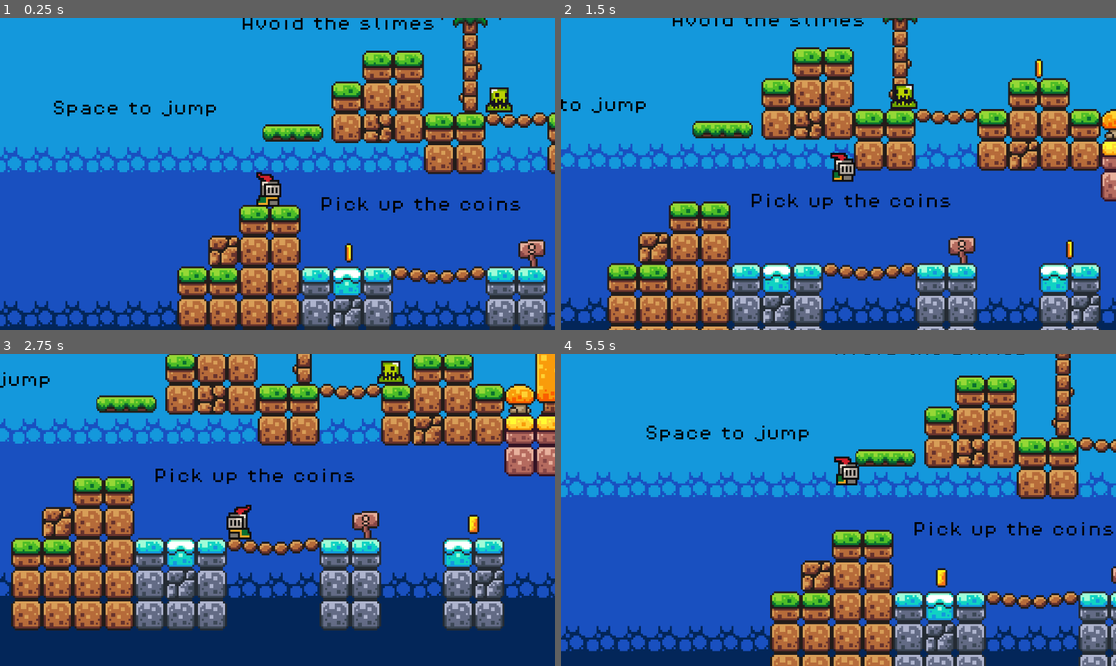
Above: before the commit, frames 1-4 (two rows, left to right).
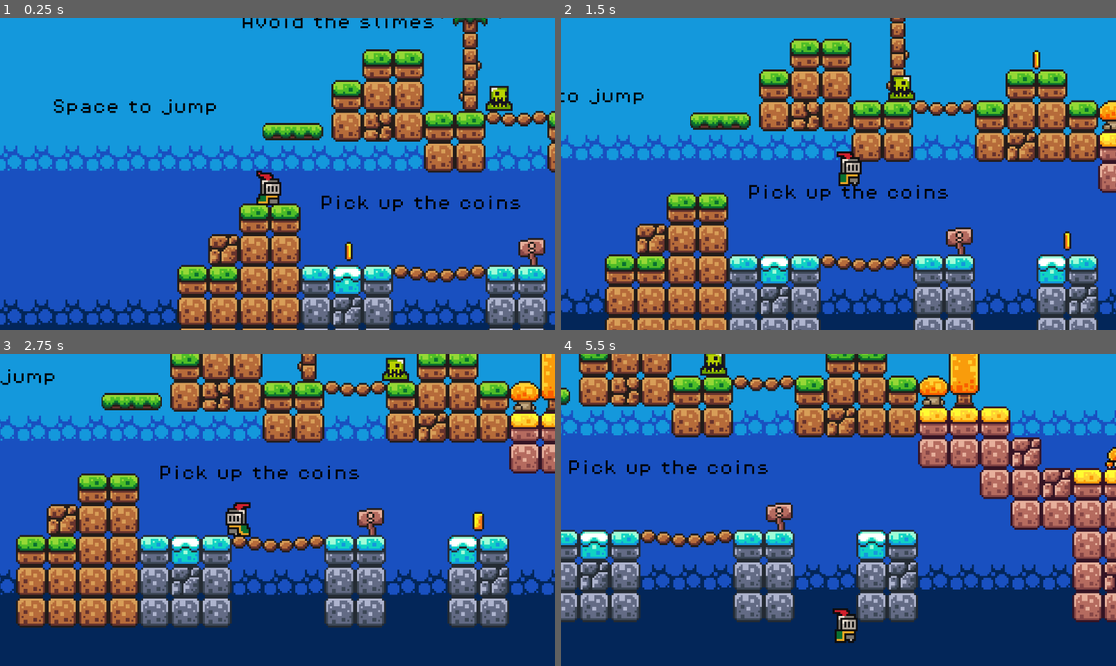
Above: after the commit, the same moments.

Repository: CaptainPicon/FirstGame
Game: Godot game, scene res://scenes/game.tscn
The game is run twice, just before and just after one commit, with the same random seed, the same clock (stepped at 60 frames per second) and the same inputs.
Inputs:
- Up to frame 1 (0.25 s): no input
- Up to frame 2 (1.5 s): hold Right (move_right) from 0.53 s (still down); tap Shift (roll) at 0.6 s; tap Space (jump) at 0.77, 0.8, 1.07, 1.35 s
- Up to frame 3 (2.75 s): tap Space (jump) at 1.52, 1.82, 2.3 s; tap Shift (roll) at 1.55, 2.1 s; release Right (move_right) at 2.03 s; hold Left (move_left) from 2.03 s (still down)
- Up to frame 4 (5.5 s): release Left (move_left) at 2.78 s; hold Right (move_right) 2.78-4.28 s; tap Shift (roll) at 2.85, 4.35, 5.1 s; tap Space (jump) at 3.02, 3.32, 3.6, 3.77, 4.07, 4.52, 4.82, 5.3 s; hold Left (move_left) 4.28-5.03 s; hold Right (move_right) from 5.03 s (still down)

The runs differ from the first frame. In frame 1, 13% of the frame differs, in the area x 0-100%, y 0-100%; in frame 2, 39%; in frame 3, 36%; in frame 4, 68%.

Commit message:
Updated the existing player script and added state machines. Movement nor very fluent

Diff:
--- a/scenes/player.tscn
+++ b/scenes/player.tscn
@@ -1,9 +1,13 @@
-[gd_scene load_steps=36 format=3 uid="uid://8s3gig3kmyj6"]
+[gd_scene load_steps=40 format=3 uid="uid://8s3gig3kmyj6"]
 
 [ext_resource type="Texture2D" uid="uid://bfq5mttimjhja" path="res://assets/sprites/knight.png" id="1_3vyb7"]
 [ext_resource type="Script" uid="uid://bk5dpqbs86c84" path="res://scripts/player.gd" id="1_g2els"]
 [ext_resource type="AudioStream" uid="uid://cjh0ekjfvdp46" path="res://assets/sounds/jump.wav" id="3_qhqgy"]
-[ext_resource type="Script" uid="uid://grnky47m7vv2" path="res://scenes/state_machine.gd" id="4_dqkch"]
+[ext_resource type="Script" uid="uid://grnky47m7vv2" path="res://state_machine.gd" id="4_dqkch"]
+[ext_resource type="Script" uid="uid://b42uebnaqqsx1" path="res://scripts/idle.gd" id="5_qlg0r"]
+[ext_resource type="Script" uid="uid://duagpivgb5ees" path="res://scripts/fall.gd" id="6_tuyoq"]
+[ext_resource type="Script" uid="uid://bae25nwoh3o1e" path="res://scripts/move.gd" id="7_fjrip"]
+[ext_resource type="Script" uid="uid://uaeepk7ew2ld" path="res://scripts/jump.gd" id="8_smehm"]
 
 [sub_resource type="AtlasTexture" id="AtlasTexture_g2els"]
 atlas = ExtResource("1_3vyb7")
@@ -239,7 +243,7 @@
 collision_layer = 2
 script = ExtResource("1_g2els")
 
-[node name="AnimatedSprite2D" type="AnimatedSprite2D" parent="."]
+[node name="animations" type="AnimatedSprite2D" parent="."]
 position = Vector2(0, -12)
 sprite_frames = SubResource("SpriteFrames_tuyoq")
 animation = &"roll"
@@ -253,5 +257,33 @@
 [node name="JumpSound" type="AudioStreamPlayer2D" parent="."]
 stream = ExtResource("3_qhqgy")
 
-[node name="state_machine" type="Node" parent="."]
+[node name="state_machine" type="Node" parent="." node_paths=PackedStringArray("starting_state")]
 script = ExtResource("4_dqkch")
+starting_state = NodePath("idle")
+
+[node name="idle" type="Node" parent="state_machine" node_paths=PackedStringArray("fall_state", "jump_state", "move_state")]
+script = ExtResource("5_qlg0r")
+fall_state = NodePath("../fall")
+jump_state = NodePath("../jump")
+move_state = NodePath("../move")
+animation_name = "idle"
+
+[node name="fall" type="Node" parent="state_machine" node_paths=PackedStringArray("idle_state", "move_state")]
+script = ExtResource("6_tuyoq")
+idle_state = NodePath("../idle")
+move_state = NodePath("../move")
+animation_name = "idle"
+
+[node name="move" type="Node" parent="state_machine" node_paths=PackedStringArray("fall_state", "idle_state", "jump_state")]
+script = ExtResource("7_fjrip")
+fall_state = NodePath("../fall")
+idle_state = NodePath("../idle")
+jump_state = NodePath("../jump")
+animation_name = "run"
+
+[node name="jump" type="Node" parent="state_machine" node_paths=PackedStringArray("fall_state", "idle_state", "move_state")]
+script = ExtResource("8_smehm")
+fall_state = NodePath("../fall")
+idle_state = NodePath("../idle")
+move_state = NodePath("../move")
+animation_name = "jump"
--- a/scenes/state_machine.gd
+++ /dev/null
@@ -1 +0,0 @@
-extends Node
--- /dev/null
+++ b/scripts/fall.gd
@@ -0,0 +1,22 @@
+extends State
+
+@export
+var idle_state: State
+@export
+var move_state: State
+
+func process_physics(delta: float) -> State:
+	parent.velocity.y += gravity * delta
+
+	var movement = Input.get_axis('move_left', 'move_right') * move_speed
+
+	if movement != 0:
+		parent.animations.flip_h = movement < 0
+	parent.velocity.x = movement
+	parent.move_and_slide()
+
+	if parent.is_on_floor():
+		if movement != 0:
+			return move_state
+		return idle_state
+	return null
--- /dev/null
+++ b/scripts/idle.gd
@@ -0,0 +1,27 @@
+extends State
+
+@export
+var fall_state: State
+@export
+var jump_state: State
+@export
+var move_state: State
+
+func enter() -> void:
+	super()
+	parent.velocity.x = 0
+
+func process_input(event: InputEvent) -> State:
+	if Input.is_action_just_pressed('jump') and parent.is_on_floor():
+		return jump_state
+	if Input.is_action_just_pressed('move_left') or Input.is_action_just_pressed('move_right'):
+		return move_state
+	return null
+
+func process_physics(delta: float) -> State:
+	parent.velocity.y += gravity * delta
+	parent.move_and_slide()
+
+	if !parent.is_on_floor():
+		return fall_state
+	return null
--- /dev/null
+++ b/scripts/jump.gd
@@ -0,0 +1,35 @@
+extends State
+
+@export
+var fall_state: State
+@export
+var idle_state: State
+@export
+var move_state: State
+
+@export
+var jump_force: float = 300.0
+
+func enter() -> void:
+	super()
+	parent.velocity.y = -jump_force
+
+func process_physics(delta: float) -> State:
+	parent.velocity.y += gravity * delta
+
+	if parent.velocity.y > 0:
+		return fall_state
+
+	var movement = Input.get_axis('move_left', 'move_right') * move_speed
+
+	if movement != 0:
+		parent.animations.flip_h = movement < 0
+	parent.velocity.x = movement
+	parent.move_and_slide()
+
+	if parent.is_on_floor():
+		if movement != 0:
+			return move_state
+		return idle_state
+
+	return null
--- /dev/null
+++ b/scripts/move.gd
@@ -0,0 +1,29 @@
+extends State
+
+@export
+var fall_state: State
+@export
+var idle_state: State
+@export
+var jump_state: State
+
+func process_input(event: InputEvent) -> State:
+	if Input.is_action_just_pressed('jump') and parent.is_on_floor():
+		return jump_state
+	return null
+
+func process_physics(delta: float) -> State:
+	parent.velocity.y += gravity * delta
+
+	var movement = Input.get_axis('move_left', 'move_right') * move_speed
+
+	if movement == 0:
+		return idle_state
+
+	parent.animations.flip_h = movement < 0
+	parent.velocity.x = movement
+	parent.move_and_slide()
+
+	if !parent.is_on_floor():
+		return fall_state
+	return null
--- a/scripts/player.gd
+++ b/scripts/player.gd
@@ -1,151 +1,21 @@
+class_name Player
 extends CharacterBody2D
 
-const SPEED = 100.0
-const JUMP_VELOCITY = -300.0
-const ROLL_SPEED = 100.0
-const ROLL_DURATION = 0.5  # seconds
+@onready
+var animations = $animations
+@onready
+var state_machine = $state_machine
 
-@onready var animated_sprite = $AnimatedSprite2D
-@onready var jump_sound = $JumpSound
-@onready var roll_timer = Timer.new()
-@onready var iframe_timer = Timer.new()
+func _ready() -> void:
+	# Initialize the state machine, passing a reference of the player to the states,
+	# that way they can move and react accordingly
+	state_machine.init(self)
 
-# State tracking
-enum State { IDLE, RUN, JUMP, ROLL }
-var current_state: State = State.IDLE
+func _unhandled_input(event: InputEvent) -> void:
+	state_machine.process_input(event)
 
-# Invincibility
-var invincible: bool = false
-var roll_elapsed: float = 0.0
+func _physics_process(delta: float) -> void:
+	state_machine.process_physics(delta)
 
-func _ready():
-	add_child(roll_timer)
-	add_child(iframe_timer)
-	roll_timer.one_shot = true
-	iframe_timer.one_shot = true
-	roll_timer.connect("timeout", Callable(self, "_on_roll_finished"))
-	iframe_timer.connect("timeout", Callable(self, "_on_iframes_end"))
-
-func _physics_process(delta):
-	# Apply gravity
-	if not is_on_floor():
-		velocity += get_gravity() * delta
-
-	# State machine
-	match current_state:
-		State.IDLE:
-			state_idle()
-		State.RUN:
-			state_run()
-		State.JUMP:
-			state_jump()
-		State.ROLL:
-			state_roll(delta)
-
-	move_and_slide()
-	set_invincible_effect(invincible)
-
-func change_state(new_state: State) -> void:
-	if current_state == new_state:
-		return
-	current_state = new_state
-
-# --- STATE: IDLE ---
-func state_idle():
-	animated_sprite.play("idle")
-	velocity.x = move_toward(velocity.x, 0, SPEED)  # stop sliding
-
-	var direction = Input.get_axis("move_left", "move_right")
-	if direction != 0:
-		change_state(State.RUN)
-	elif Input.is_action_just_pressed("jump") and is_on_floor():
-		velocity.y = JUMP_VELOCITY
-		jump_sound.play()
-		change_state(State.JUMP)
-	elif Input.is_action_just_pressed("roll") and is_on_floor():
-		start_roll()
-
-# --- STATE: RUN ---
-func state_run():
-	var direction = Input.get_axis("move_left", "move_right")
-	if direction == 0:
-		change_state(State.IDLE)
-	else:
-		velocity.x = direction * SPEED
-		animated_sprite.play("run")
-		animated_sprite.flip_h = direction < 0
-
-	if Input.is_action_just_pressed("jump") and is_on_floor():
-		velocity.y = JUMP_VELOCITY
-		jump_sound.play()
-		change_state(State.JUMP)
-	elif Input.is_action_just_pressed("roll"):
-		start_roll()
-
-# --- STATE: JUMP ---
-func state_jump():
-	animated_sprite.play("jump")
-
-	# Horizontal control while jumping
-	var direction = Input.get_axis("move_left", "move_right")
-	velocity.x = direction * SPEED
-
-	# Landing transitions
-	if is_on_floor():
-		if direction == 0:
-			change_state(State.IDLE)
-		else:
-			change_state(State.RUN)
-
-# --- STATE: ROLL ---
-func state_roll(delta):
-	roll_elapsed += delta
-	animated_sprite.play("roll")
-
-	# Move in facing direction
-	if animated_sprite.flip_h:
-		velocity.x = -ROLL_SPEED
-	else:
-		velocity.x = ROLL_SPEED
-
-	# ✅ Allow canceling the roll after 0.15s
-	if roll_elapsed > 0.15:
-		if Input.is_action_just_pressed("jump") and is_on_floor():
-			cancel_roll()
-			velocity.y = JUMP_VELOCITY
-			jump_sound.play()
-			change_state(State.JUMP)
-
-# --- START / END ROLL ---
-func start_roll():
-	change_state(State.ROLL)
-	roll_elapsed = 0.0
-	invincible = true
-	iframe_timer.start(ROLL_DURATION * 1)  # Invincible for 60% of roll
-	roll_timer.start(ROLL_DURATION)
-
-func cancel_roll():
-	invincible = false
-	roll_timer.stop()
-	iframe_timer.stop()
-
-func _on_roll_finished():
-	invincible = false
-	var direction = Input.get_axis("move_left", "move_right")
-	if is_on_floor():
-		if direction == 0:
-			change_state(State.IDLE)
-		else:
-			change_state(State.RUN)
-	else:
-		change_state(State.JUMP)
-
-func _on_iframes_end():
-	invincible = false
-
-# --- VISUAL EFFECTS ---
-func set_invincible_effect(enabled: bool):
-	if enabled:
-		animated_sprite.modulate = Color(1.8, 1.8, 1.8, 1)  # flash white
-	else:
-		animated_sprite.modulate = Color(1, 1, 1, 1)
+func _process(delta: float) -> void:
+	state_machine.process_frame(delta)
--- /dev/null
+++ b/scripts/state.gd
@@ -0,0 +1,25 @@
+class_name State
+extends Node
+
+@export var animation_name: String
+@export var move_speed: float = 100
+
+var gravity: int = ProjectSettings.get_setting("physics/2d/default_gravity")
+
+## Hold a reference to the parent so that it can be controlled by the state
+var parent: Player
+
+func enter() -> void:
+	parent.animations.play(animation_name)
+
+func exit() -> void:
+	pass
+
+func process_input(event:InputEvent) -> State:
+	return null
+
+func process_frame(delta: float) -> State:
+	return null
+
+func process_physics(delta: float) -> State:
+	return null
--- /dev/null
+++ b/state_machine.gd
@@ -0,0 +1,40 @@
+extends Node
+
+@export
+var starting_state: State
+
+var current_state: State
+
+# Initialize the state machine by giving each child state a reference to the
+# parent object it belongs to and enter the default starting_state.
+func init(parent: Player) -> void:
+	for child in get_children():
+		child.parent = parent
+
+	# Initialize to the default state
+	change_state(starting_state)
+
+# Change to the new state by first calling any exit logic on the current state.
+func change_state(new_state: State) -> void:
+	if current_state:
+		current_state.exit()
+
+	current_state = new_state
+	current_state.enter()
+
+# Pass through functions for the Player to call,
+# handling state changes as needed.
+func process_physics(delta: float) -> void:
+	var new_state = current_state.process_physics(delta)
+	if new_state:
+		change_state(new_state)
+
+func process_input(event: InputEvent) -> void:
+	var new_state = current_state.process_input(event)
+	if new_state:
+		change_state(new_state)
+
+func process_frame(delta: float) -> void:
+	var new_state = current_state.process_frame(delta)
+	if new_state:
+		change_state(new_state)
Not shown, added: scripts/fall.gd.uid
Not shown, added: scripts/idle.gd.uid
Not shown, added: scripts/jump.gd.uid
Not shown, added: scripts/move.gd.uid
Not shown, added: scripts/state.gd.uid
Renamed: scenes/state_machine.gd.uid -> state_machine.gd.uid
